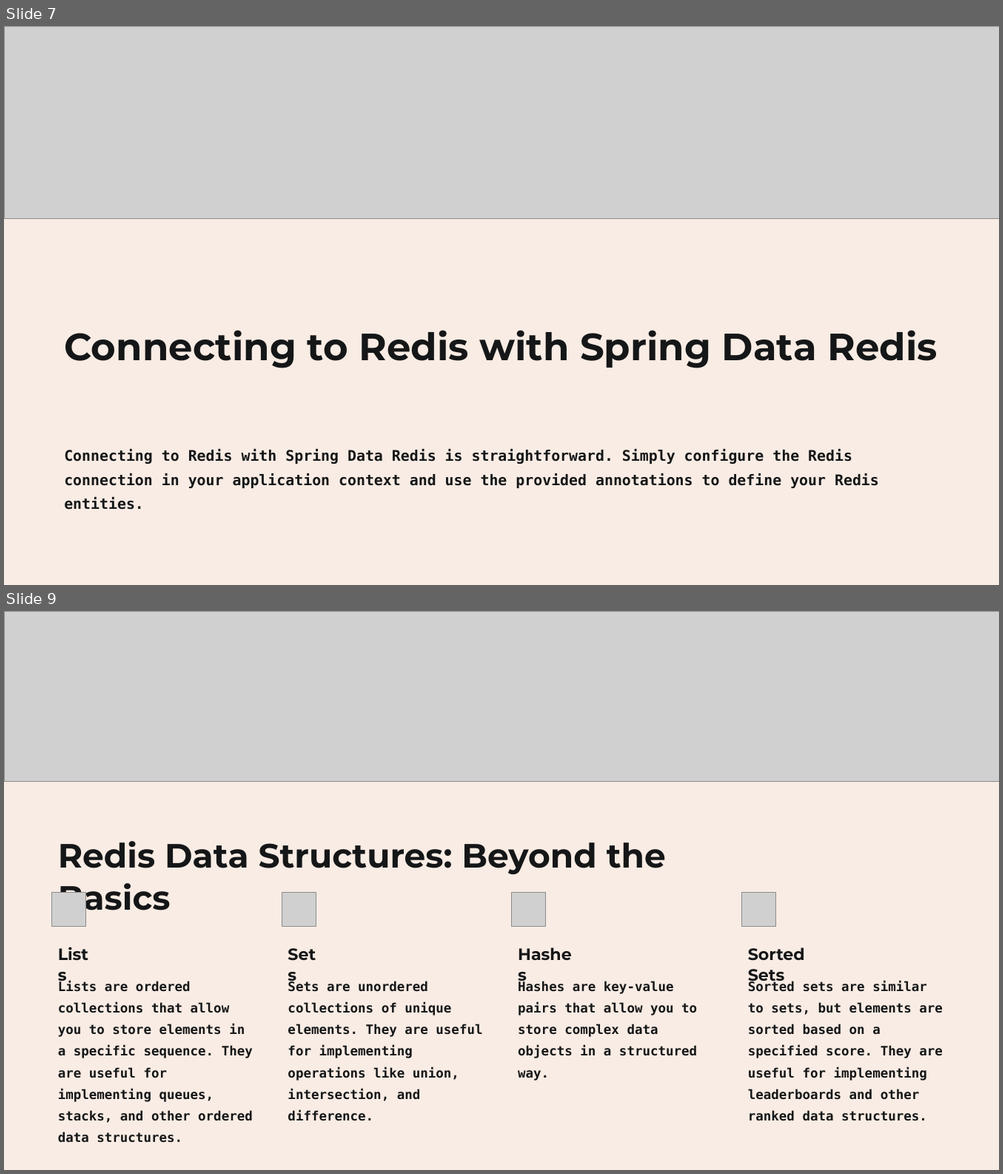
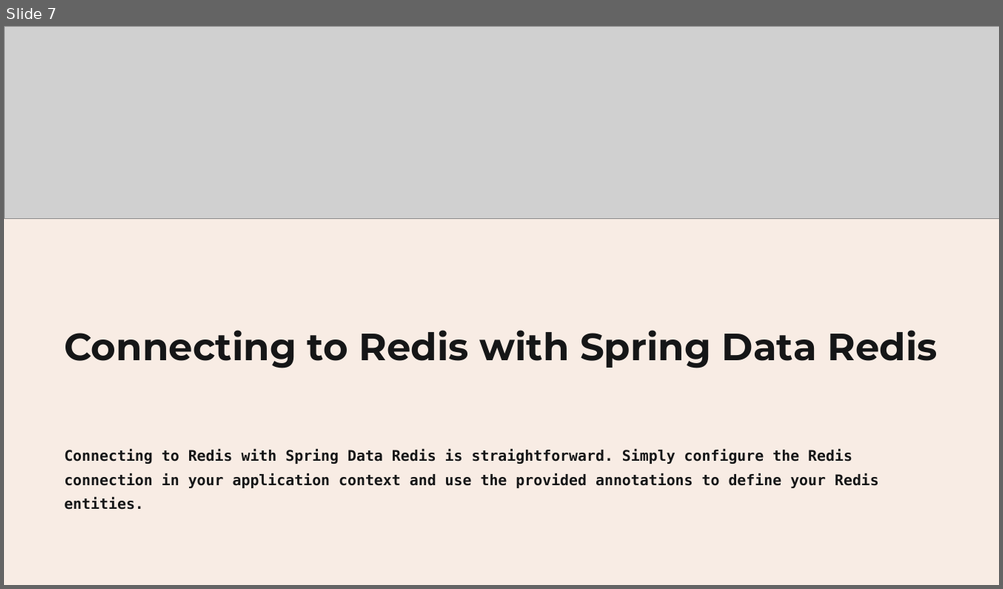
Before and after one commit to 13X02/redis_crud_springboot, a slide deck: Redis-and-Spring-Data-Redis-An-Introduction.pptx. Shown one above the other, each under a label of ours: slides 7 and 9 before the commit, slide 7 after it; the slides between them are not shown. The pictures are 1003x1174 and 1003x589 pixels, drawn with LibreOffice and Linux fonts; fonts in the diff are those of the drawing; grey boxes stand for pictures. Boxes give left, top, right and bottom in pixels: in the first picture for what was removed or moved away, otherwise in the second. Text is boxed around its words. In the diff, an @@ line names an element or a change of style, - is before the commit and + after.

```diff
--- a/Redis-and-Spring-Data-Redis-An-Introduction.pptx
+++ b/Redis-and-Spring-Data-Redis-An-Introduction.pptx
@@ slide 9 removed at <box>4,611,999,1170</box>, background #FFFFFF @@
@@ rectangle removed at <box>4,611,999,1170</box> @@
@@ picture removed at <box>4,611,999,781</box> @@
@@ text removed at <box>58,841,666,918</box> @@
-Redis Data Structures: Beyond the Basics
@@ picture removed at <box>52,893,86,927</box> @@
@@ picture removed at <box>282,893,316,927</box> @@
@@ picture removed at <box>511,893,546,927</box> @@
@@ picture removed at <box>741,893,775,927</box> @@
@@ text removed at <box>748,948,942,1122</box> @@
-Sorted sets are similar to sets, but elements are sorted based on a specified score. They are useful for implementing leaderboards and other ranked data structures.
@@ text removed at <box>58,981,97,992</box> @@
-Lists
@@ text removed at <box>287,982,318,992</box> @@
-Sets
@@ text removed at <box>518,981,564,992</box> @@
-Hashes
@@ text removed at <box>748,981,834,992</box> @@
-Sorted Sets
@@ text removed at <box>58,1002,253,1143</box> @@
-Lists are ordered collections that allow you to store elements in a specific sequence. They are useful for implementing queues, stacks, and other ordered data structures.
@@ text removed at <box>287,1002,482,1122</box> @@
-Sets are unordered collections of unique elements. They are useful for implementing operations like union, intersection, and difference.
@@ text removed at <box>518,1002,697,1081</box> @@
-Hashes are key-value pairs that allow you to store complex data objects in a structured way.
```
Also in this commit, not shown: 1 slide changed, 2 other slides removed.
